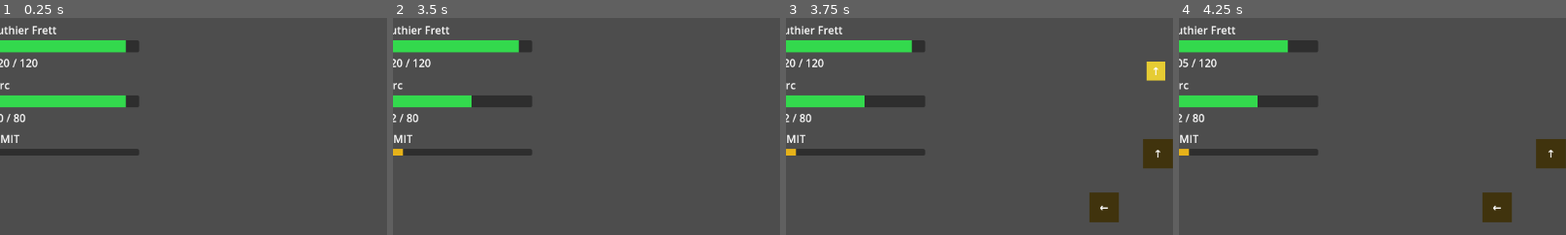
Above: before the commit, frames 1-4 (left to right).
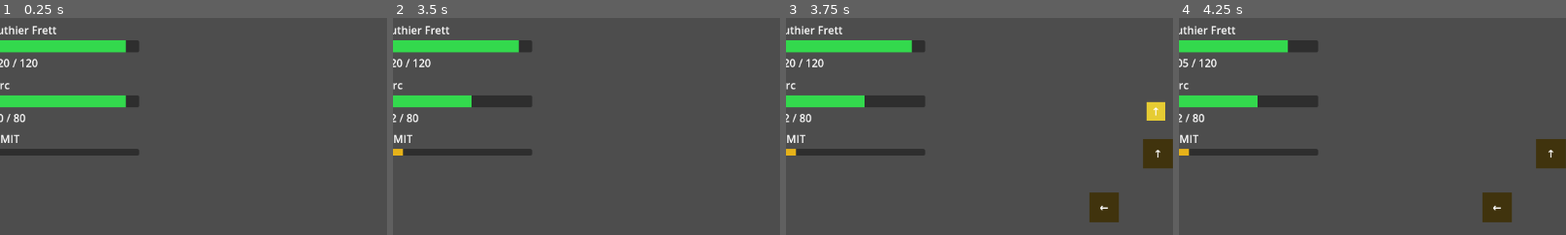
Above: after the commit, the same moments.

Repository: Parz1val1/rhythm-game-prototype
Game: Godot game, scene res://test_scene.tscn
Two runs of this game, one before a commit and one after it. Both use one fixed random seed, a clock stepped at 60 frames per second and the inputs below. Sound files missing from this copy of the repository are replaced by a short silence.
Inputs:
- Up to frame 1 (0.25 s): no input
- Up to frame 2 (3.5 s): tap Enter at 0.5, 2 s; hold Right (rhythm_right) 0.53-1.28 s; hold Space (limit_break) 0.53-1.28 s; hold Down (rhythm_down) 1.28-2.03 s; tap Space (limit_break) at 1.35, 2.85 s; hold Right (rhythm_right) 2.03-2.78 s; hold Space (limit_break) 2.03-2.78 s; hold Up (rhythm_up) from 2.78 s (still down)
- Up to frame 3 (3.75 s): tap Enter at 3.5 s; release Up (rhythm_up) at 3.53 s; hold Left (rhythm_left) from 3.53 s (still down); hold Space (limit_break) from 3.53 s (still down)
- Up to frame 4 (4.25 s): keep holding Left (rhythm_left); keep holding Space (limit_break)
The pictures show only the part of the screen within x 2-52%, y 6-56%; the shares and areas given below are measured in that part.

Frames 1-2 are identical in both runs. In frame 3, 0.9% of the frame differs, in the area x 92-98%, y 20-48%; in frame 4, nothing differs.

Commit message:
fix: spawn early-announced notes proportionally closer to the hit zone
When two notes of the same direction spawn simultaneously — one via the
EARLY-A transition announcement (1 beat travel) and one via normal lookahead
(2 beat travel) — both appeared at the same screen-edge position and were
visually indistinguishable. Players saw what looked like one note, pressed
once, and the second note expired unseen.

Fix: spawn position is now proportional to beats_remaining / lookahead_beats
so all notes travel at the same apparent speed. A note with 1 beat remaining
spawns at the midpoint between the screen edge and the hit zone; a normal
note (2 beats) still spawns at the edge. Same-direction simultaneous notes
now appear at distinct positions and are clearly two separate inputs.

Co-Authored-By: Claude Sonnet 4.6 <noreply@anthropic.com>

Diff:
--- a/combat/note_lane.gd
+++ b/combat/note_lane.gd
@@ -125,24 +125,33 @@
 	if not _spawn_centers.has(dir):
 		return
 
-	var spawn  := _spawn_centers[dir] as Vector2
-	var target := _hz_centers[dir]    as Vector2
+	var spawn_edge := _spawn_centers[dir] as Vector2
+	var hit_zone   := _hz_centers[dir]    as Vector2
+
+	# Use actual beats remaining so late-announced notes (e.g. beat_offset=0
+	# emitted from the ATTACK→DEFEND transition) still arrive on time.
+	var beats_remaining: float = max(1.0, float(target_beat - BeatClock.beat_number))
+	var travel_time := beats_remaining * (60.0 / BeatClock.bpm)
+
+	# Spawn at a position proportional to beats_remaining so every note travels
+	# at the same apparent speed. Normal notes (beats_remaining == lookahead_beats)
+	# spawn at the screen edge. Early-announced notes spawn proportionally closer
+	# to the hit zone, making them visually distinct from same-direction notes that
+	# spawn at the edge at the same moment.
+	var spawn_fraction := minf(beats_remaining / float(_lookahead_beats), 1.0)
+	var spawn_pos := hit_zone.lerp(spawn_edge, spawn_fraction)
+
+	DebugLog.visual("[SPAWN  ] dir=%-5s  travel=%.0f ms  (%.1f beat(s))  spawn=%.0f%%" % [
+		dir, travel_time * 1000.0, beats_remaining, spawn_fraction * 100.0])
 
 	var visual: Control = NoteVisualScene.instantiate()
 	add_child(visual)
 	visual.init(note.direction)
-	visual.position = spawn - Vector2(NOTE_HALF, NOTE_HALF)
-
-	# Use actual beats remaining rather than a fixed lookahead constant.
-	# This lets notes announced late (e.g. the first note of a DEFEND phase)
-	# still arrive at the hit zone exactly when they are due.
-	var beats_remaining: float = max(1.0, float(target_beat - BeatClock.beat_number))
-	var travel_time := beats_remaining * (60.0 / BeatClock.bpm)
-	DebugLog.visual("[SPAWN  ] dir=%-5s  travel=%.0f ms  (%.1f beat(s))" % [dir, travel_time * 1000.0, beats_remaining])
+	visual.position = spawn_pos - Vector2(NOTE_HALF, NOTE_HALF)
 
 	var tween := create_tween()
 	tween.tween_property(visual, "position",
-		target - Vector2(NOTE_HALF, NOTE_HALF),
+		hit_zone - Vector2(NOTE_HALF, NOTE_HALF),
 		travel_time)
 	tween.tween_callback(func(): if is_instance_valid(visual): visual.queue_free())
 	tween.tween_callback(func(): _visuals.erase(note))
